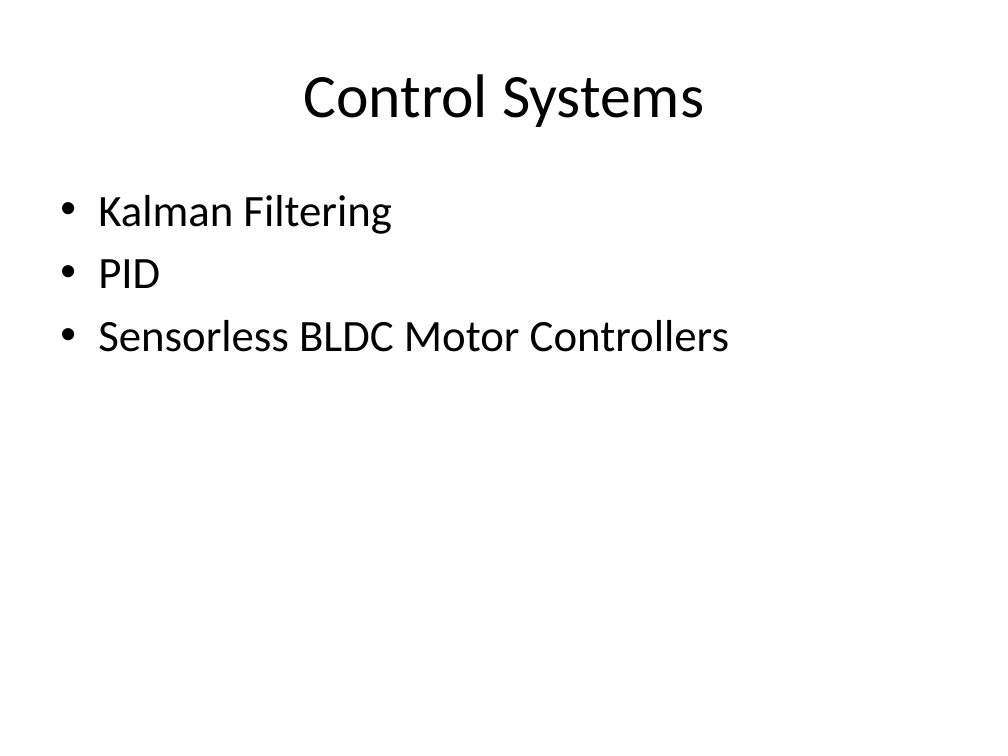
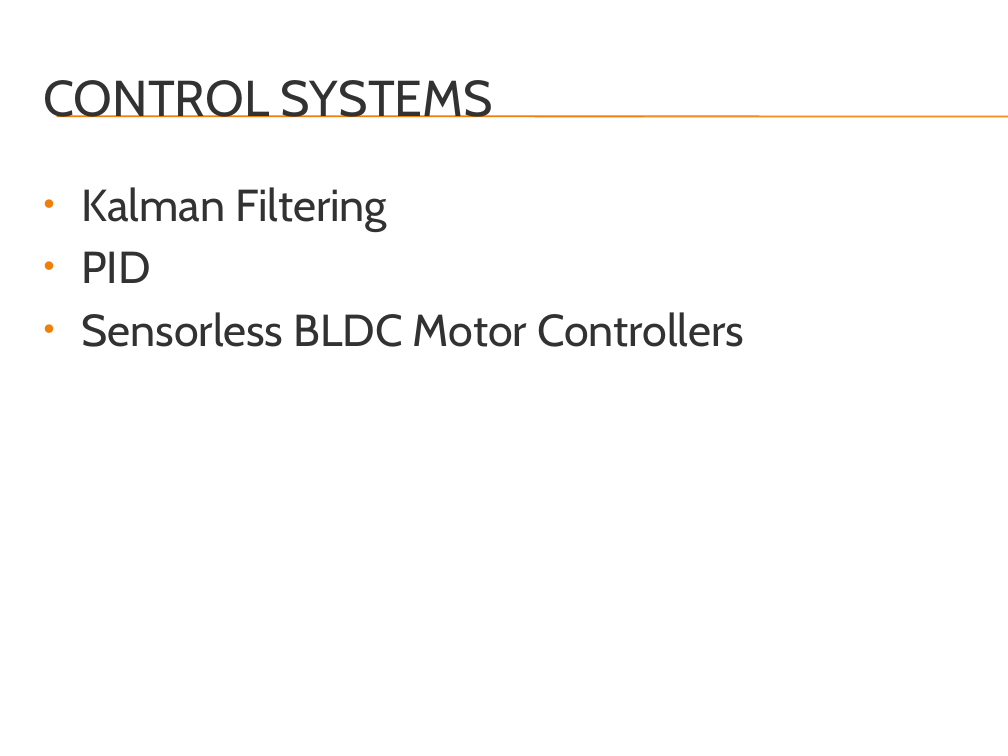
Before and after one commit to rasmusto/falcon, a slide deck: slide 9 of documentation/week8_presentation/Falcon - Quadrotor Flight Control System.pptx. Drawn at 1008x756 pixels with LibreOffice and Linux fonts; fonts in the diff are those of the drawing; background and template pictures are left out. Boxes give left, top, right and bottom in pixels: in the first picture for what was removed or moved away, otherwise in the second. Text is boxed around its words. In the diff, an @@ line names an element or a change of style, - is before the commit and + after.

Commit message:
Gave the power point a theme and some small changes

```diff
--- a/documentation/week8_presentation/Falcon - Quadrotor Flight Control System.pptx
+++ b/documentation/week8_presentation/Falcon - Quadrotor Flight Control System.pptx
@@ title at bbox=[44, 80, 494, 117]: text changed; size 44 to 36 pt; font Calibri to Cabin; text colour #000000 to #323232 @@
-Control Systems
+CONTROL SYSTEMS
@@ line added from (56, 116) to (1008, 116), #F07F09 0.75 pt @@
@@ line added from (56, 117) to (1008, 117), #F07F09 0.75 pt @@
@@ text "Kalman Filtering": place and size @@
-text "Kalman Filtering" at bbox=[98, 195, 729, 352]
+text "Kalman Filtering" at bbox=[81, 187, 744, 347]
@@ text "Kalman Filtering" at bbox=[81, 187, 744, 347]: font Calibri to Cabin, text colour #000000 to #323232 @@
```
Also in this commit, not shown: 10 other slides changed.
